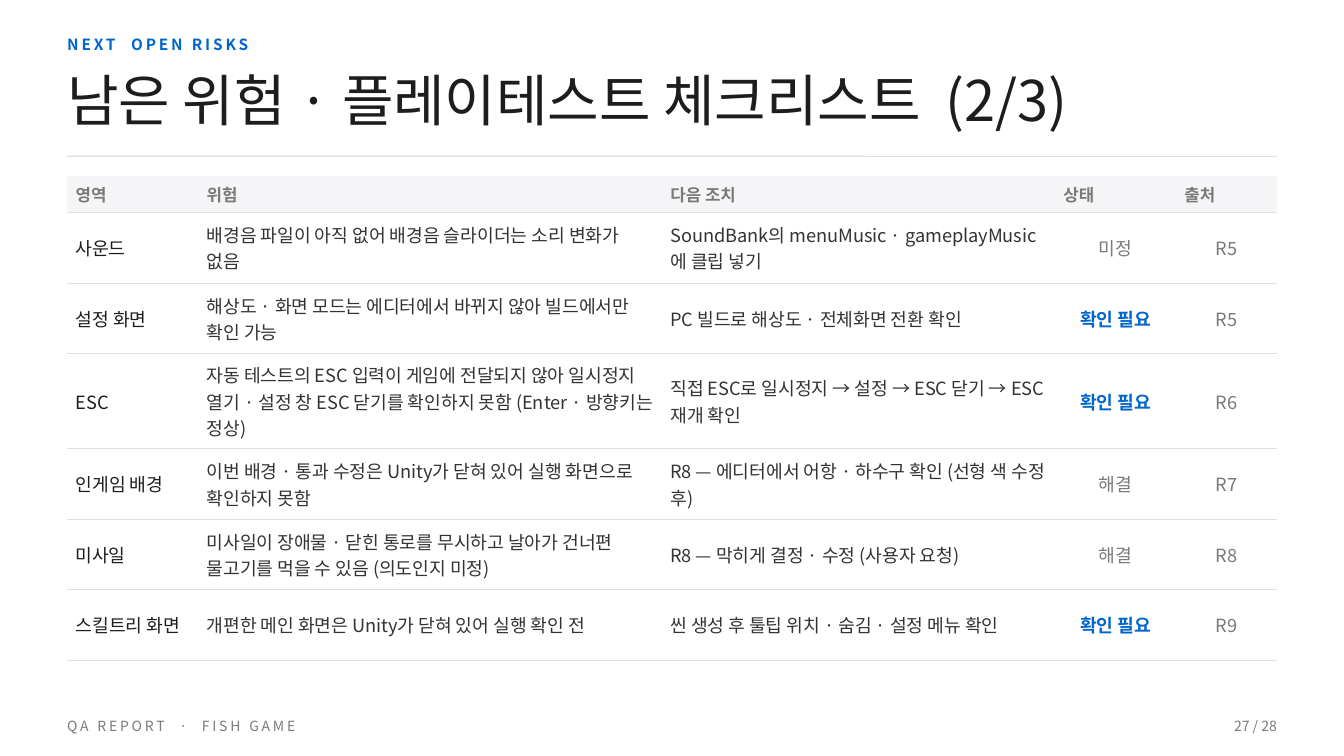
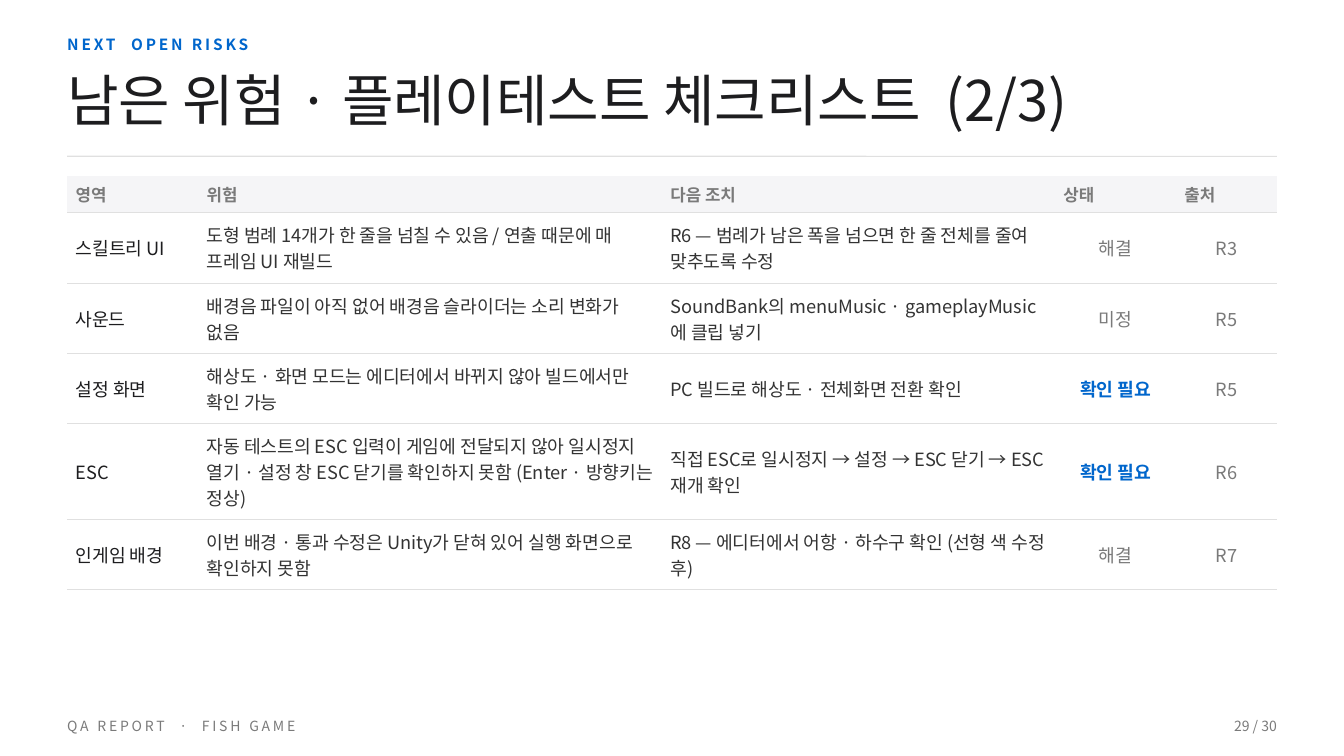
Before and after one commit to BSH0401/fishing, a slide deck: slide 29 of Docs/QA/물고기게임_QA리포트.pptx (slide 27 before the commit). Drawn at 1344x756 pixels with LibreOffice and Linux fonts; fonts in the diff are those of the drawing. Boxes give left, top, right and bottom in pixels: in the first picture for what was removed or moved away, otherwise in the second. Text is boxed around its words. In the diff, an @@ line names an element or a change of style, - is before the commit and + after.

Commit message:
QA R10: 플레이 시간 표기 수정 · 포식 가능 표시 · 노가다 완화 리밸런스

```diff
--- a/Docs/QA/물고기게임_QA리포트.pptx
+++ b/Docs/QA/물고기게임_QA리포트.pptx
@@ table at [68,176,1277,583] @@
+row 2: 스킬트리 UI | 도형 범례 14개가 한 줄을 넘칠 수 있음 / 연출 때문에 매 프레임 UI 재빌드 | R6 — 범례가 남은 폭을 넘으면 한 줄 전체를 줄여 맞추도록 수정 | 해결 | R3
-row 6: 미사일 | 미사일이 장애물 · 닫힌 통로를 무시하고 날아가 건너편 물고기를 먹을 수 있음 (의도인지 미정) | R8 — 막히게 결정 · 수정 (사용자 요청) | 해결 | R8
-row 7: 스킬트리 화면 | 개편한 메인 화면은 Unity가 닫혀 있어 실행 확인 전 | 씬 생성 후 툴팁 위치 · 숨김 · 설정 메뉴 확인 | 확인 필요 | R9
@@ text at [1234,720,1277,731]: text changed @@
-27 / 28
+29 / 30
```
Also in this commit, not shown: 27 other slides changed, 2 slides added, 22 other files.
